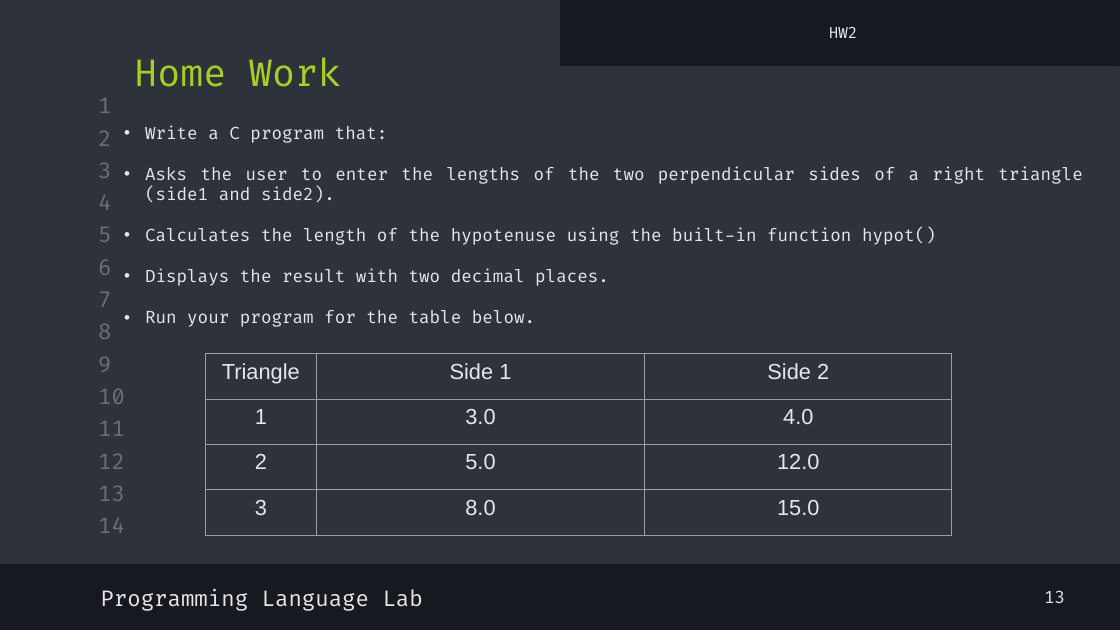
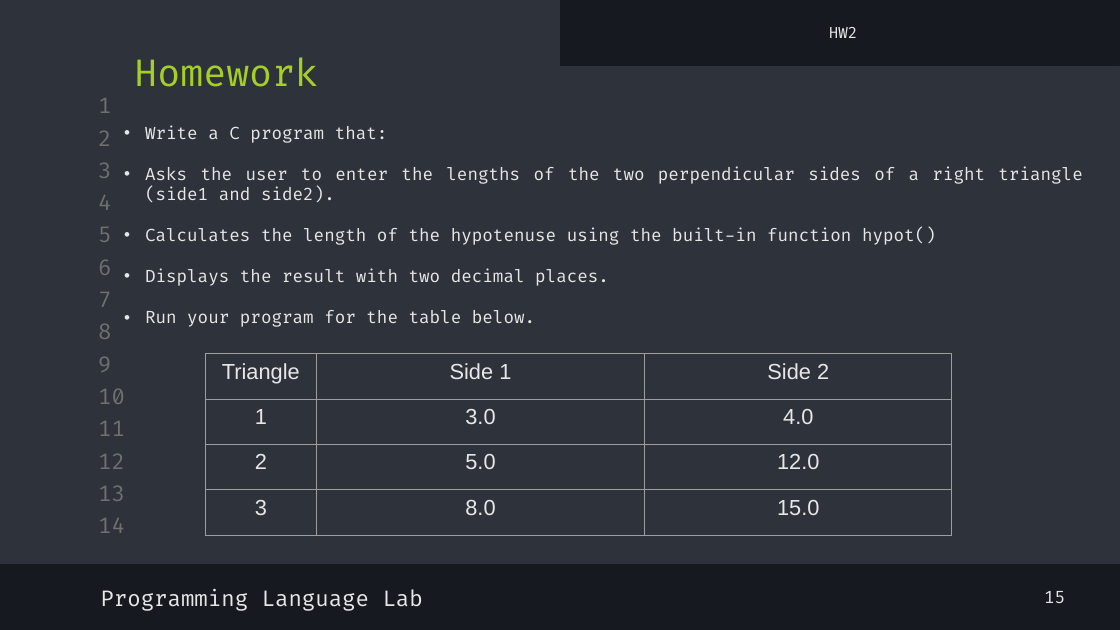
Before and after one commit to shayan-naghizadeh/C-Lab-AUT, a slide deck: slide 16 of slides/3.Math/Math.pptx (slide 14 before the commit). Drawn at 1120x630 pixels with LibreOffice and Linux fonts; fonts in the diff are those of the drawing. Boxes give left, top, right and bottom in pixels: in the first picture for what was removed or moved away, otherwise in the second. Text is boxed around its words. In the diff, an @@ line names an element or a change of style, - is before the commit and + after.

```diff
--- a/slides/3.Math/Math.pptx
+++ b/slides/3.Math/Math.pptx
@@ text at (134, 57, 318, 87): text changed @@
-Home Work
+Homework
@@ text at (1044, 591, 1065, 603): text changed @@
-13
+15
```
Also in this commit, not shown: 5 other slides changed, 2 slides added, 8 other files.
